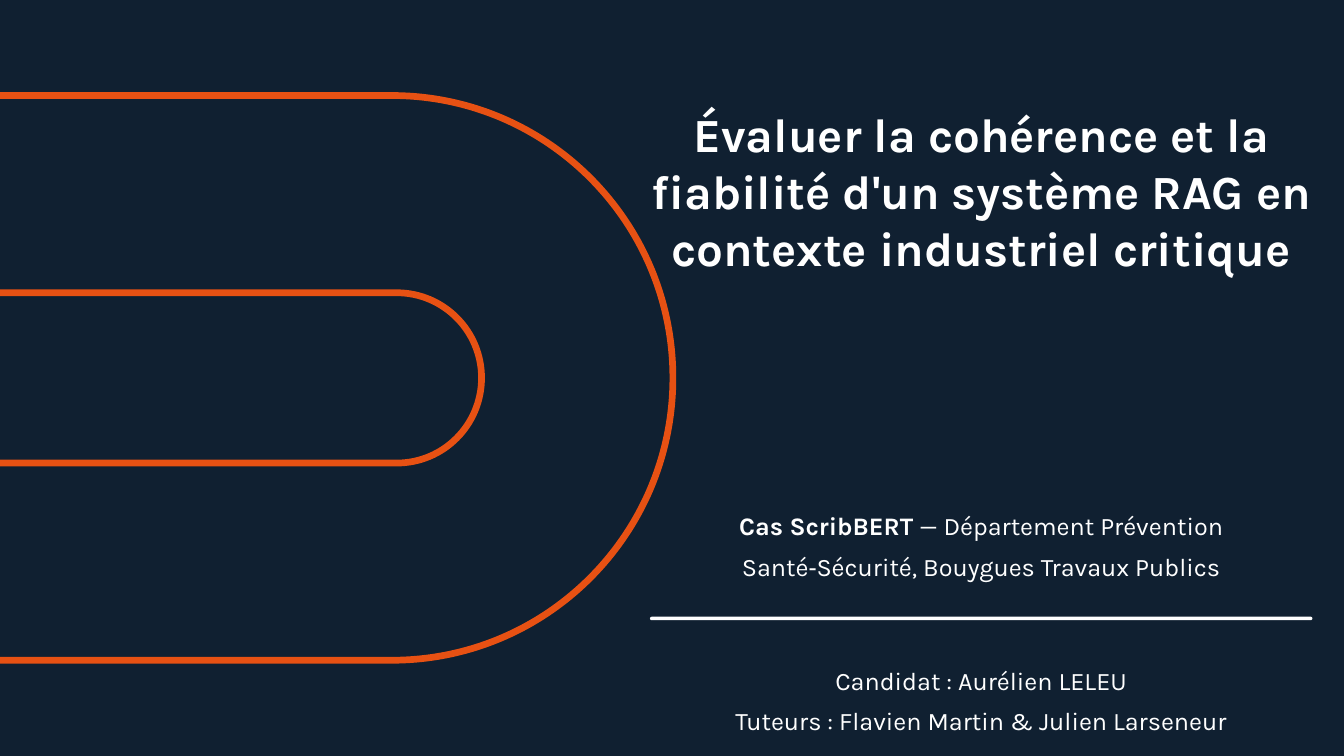
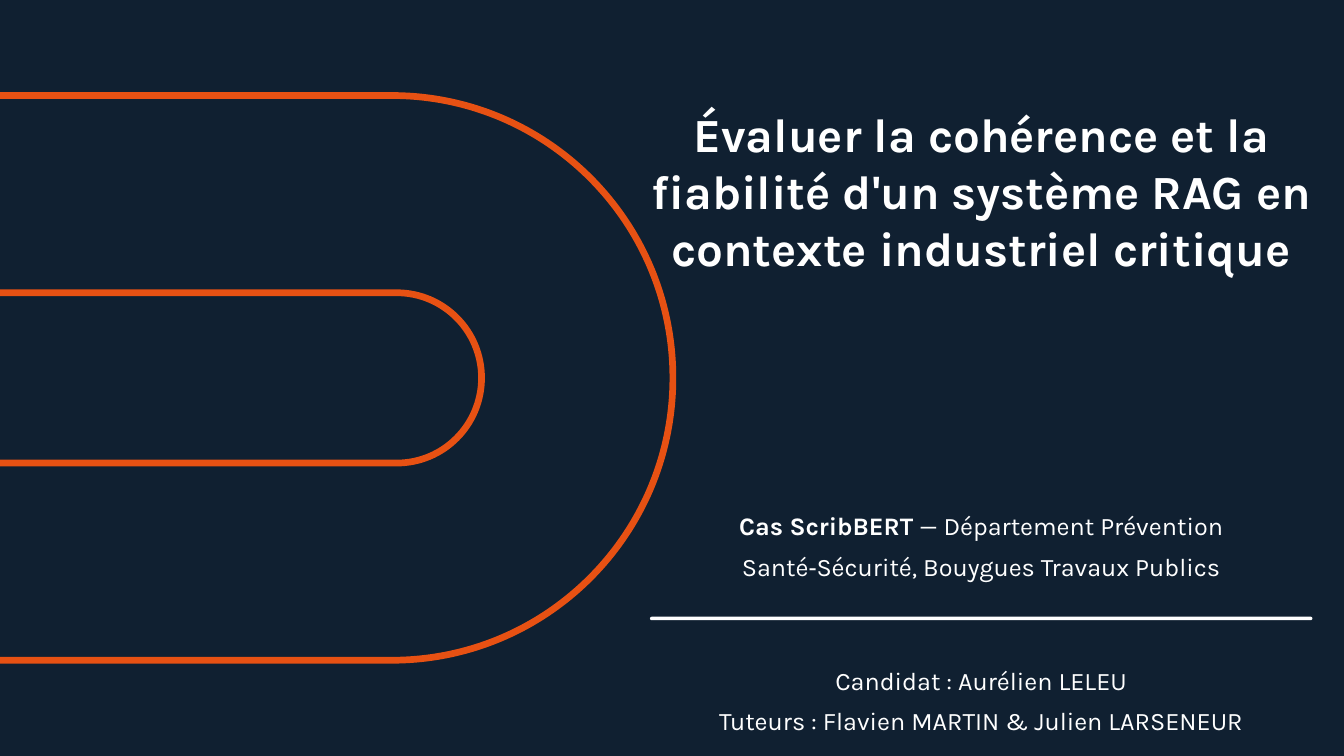
Before and after one commit to AurelienLELEU/memoire, a slide deck: slide 2 of Évaluer la cohérence et la fiabilité d'un système RAG en contexte industriel critique.pptx (slide 1 before the commit). Drawn at 1344x756 pixels with LibreOffice and Linux fonts; fonts in the diff are those of the drawing. Boxes give left, top, right and bottom in pixels: in the first picture for what was removed or moved away, otherwise in the second. Text is boxed around its words. In the diff, an @@ line names an element or a change of style, - is before the commit and + after.

```diff
--- a/Évaluer la cohérence et la fiabilité d'un système RAG en contexte industriel critique.pptx
+++ b/Évaluer la cohérence et la fiabilité d'un système RAG en contexte industriel critique.pptx
@@ text at (719, 712, 1242, 731): text changed @@
-Tuteurs : Flavien Martin & Julien Larseneur
+Tuteurs : Flavien MARTIN & Julien LARSENEUR
```
Also in this commit, not shown: 6 other slides changed, 2 slides added, 1 slide removed, 1 other file.
